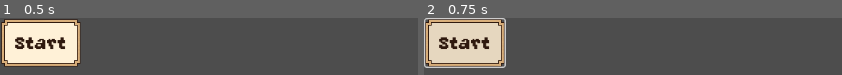
Above: before the commit, frames 1-2 (left to right).
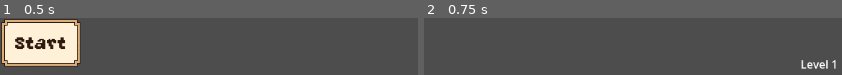
Above: after the commit, the same moments.

Repository: rota99/PizzaJam0425
Game: Godot game, scene res://Scenes/mainPage.tscn
Two runs of this game, one before a commit and one after it. Both use one fixed random seed, a clock stepped at 60 frames per second and the inputs below.
Inputs:
- Up to frame 1 (0.5 s): no input
- Up to frame 2 (0.75 s): click "Start" at 0.5 s

Frame 1 is identical in both runs. In frame 2, 17% of the frame differs, in the area x 0-99%, y 0-90%.

Commit message:
main menu

Diff:
--- /dev/null
+++ b/project/Scenes/Level1.tscn
@@ -0,0 +1,10 @@
+[gd_scene format=3 uid="uid://bkvw1d0kv53b6"]
+
+[node name="Level1" type="Node2D"]
+
+[node name="Label" type="Label" parent="."]
+offset_left = 543.0
+offset_top = 55.0
+offset_right = 597.0
+offset_bottom = 78.0
+text = "Level 1"
--- a/project/Scenes/mainPage.tscn
+++ b/project/Scenes/mainPage.tscn
@@ -1,13 +1,19 @@
-[gd_scene load_steps=2 format=3 uid="uid://bkgtcr3bqmyb4"]
+[gd_scene load_steps=4 format=3 uid="uid://bkgtcr3bqmyb4"]
 
+[ext_resource type="Script" uid="uid://7ms5ajj2p268" path="res://Scripts/SceneChanger.gd" id="1_86gft"]
 [ext_resource type="Theme" uid="uid://dn2l0jekt5sq8" path="res://Themes/Button.tres" id="1_h1kuq"]
+[ext_resource type="PackedScene" uid="uid://bkvw1d0kv53b6" path="res://Scenes/Level1.tscn" id="2_0gkkh"]
 
-[node name="Node2D" type="Node2D"]
+[node name="MainMenu" type="Node2D"]
+script = ExtResource("1_86gft")
+cinematicScene = ExtResource("2_0gkkh")
 
-[node name="Button" type="Button" parent="."]
+[node name="StartButton" type="Button" parent="."]
 offset_left = 2.0
 offset_top = 2.0
 offset_right = 85.0
 offset_bottom = 54.0
 theme = ExtResource("1_h1kuq")
 text = "Start"
+
+[connection signal="pressed" from="StartButton" to="." method="_on_start_button_pressed"]
--- /dev/null
+++ b/project/Scripts/SceneChanger.gd
@@ -0,0 +1,6 @@
+extends Node2D
+
+@export var cinematicScene:PackedScene
+
+func _on_start_button_pressed() -> void:
+	get_tree().change_scene_to_packed(cinematicScene)
Not shown, added: project/Scripts/SceneChanger.gd.uid
